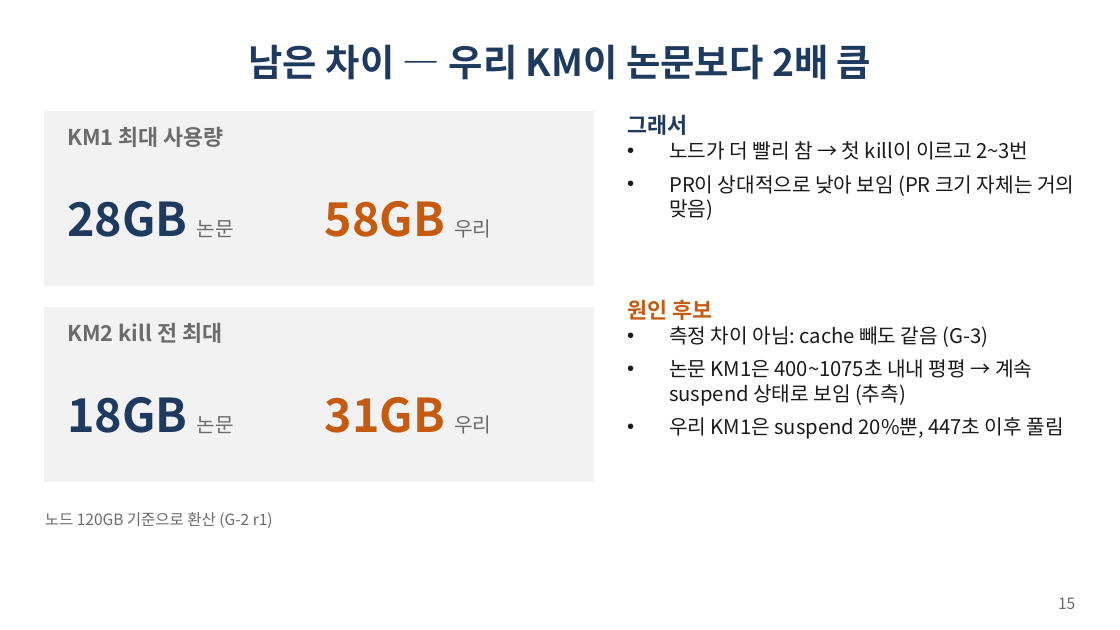
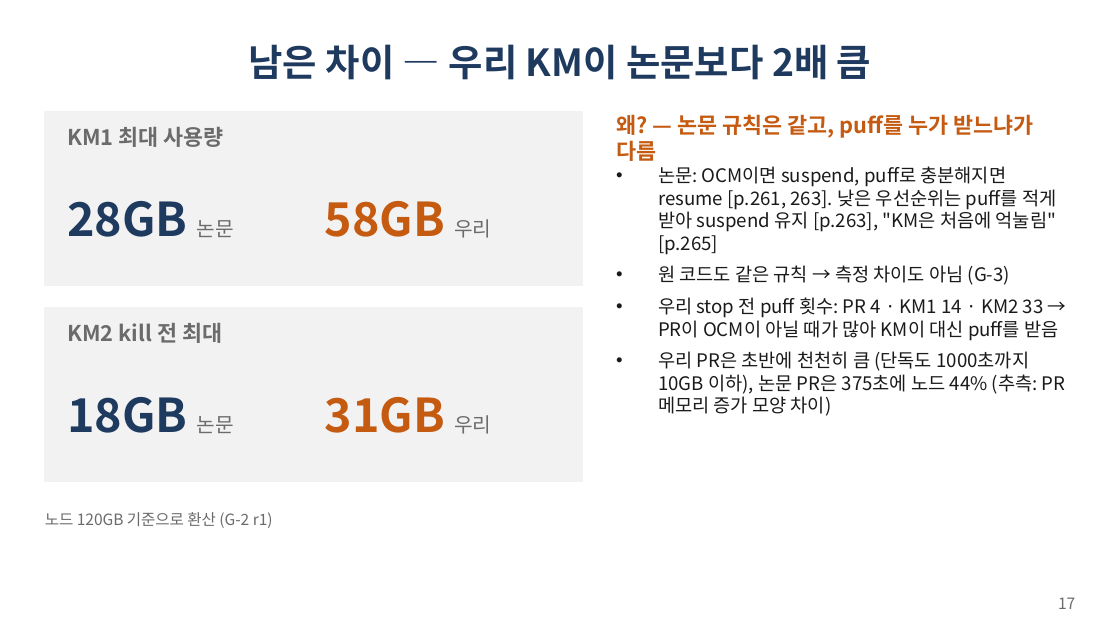
Before and after one commit to gihyeon23/pufferfish-memory-lab, a slide deck: slide 17 of common/lab-meetings/2026-11-20/fig6a-paper-aligned.pptx (slide 15 before the commit). Drawn at 1120x630 pixels with LibreOffice and Linux fonts; fonts in the diff are those of the drawing. Boxes give left, top, right and bottom in pixels: in the first picture for what was removed or moved away, otherwise in the second. Text is boxed around its words. In the diff, an @@ line names an element or a change of style, - is before the commit and + after.

```diff
--- a/common/lab-meetings/2026-11-20/fig6a-paper-aligned.pptx
+++ b/common/lab-meetings/2026-11-20/fig6a-paper-aligned.pptx
@@ text at [616,114,1066,416]: text changed; size 13 to 12 pt @@
-그래서
-• 노드가 더 빨리 참 → 첫 kill이 이르고 2~3번
-• PR이 상대적으로 낮아 보임 (PR 크기 자체는 거의 맞음)
+왜? — 논문 규칙은 같고, puff를 누가 받느냐가 다름
+• 논문: OCM이면 suspend, puff로 충분해지면 resume [p.261, 263]. 낮은 우선순위는 puff를 적게 받아 suspend 유지 [p.263], "KM은 처음에 억눌림" [p.265]
+• 원 코드도 같은 규칙 → 측정 차이도 아님 (G-3)
+• 우리 stop 전 puff 횟수: PR 4 · KM1 14 · KM2 33 → PR이 OCM이 아닐 때가 많아 KM이 대신 puff를 받음
+• 우리 PR은 초반에 천천히 큼 (단독도 1000초까지 10GB 이하), 논문 PR은 375초에 노드 44% (추측: PR 메모리 증가 모양 차이)
@@ text removed at [627,299,1064,439] @@
-원인 후보
-• 측정 차이 아님: cache 빼도 같음 (G-3)
-• 논문 KM1은 400~1075초 내내 평평 → 계속 suspend 상태로 보임 (추측)
-• 우리 KM1은 suspend 20%뿐, 447초 이후 풀림
@@ page number at [1058,597,1075,609]: text changed @@
-15
+17
```
Also in this commit, not shown: 2 slides added, 2 other files.
